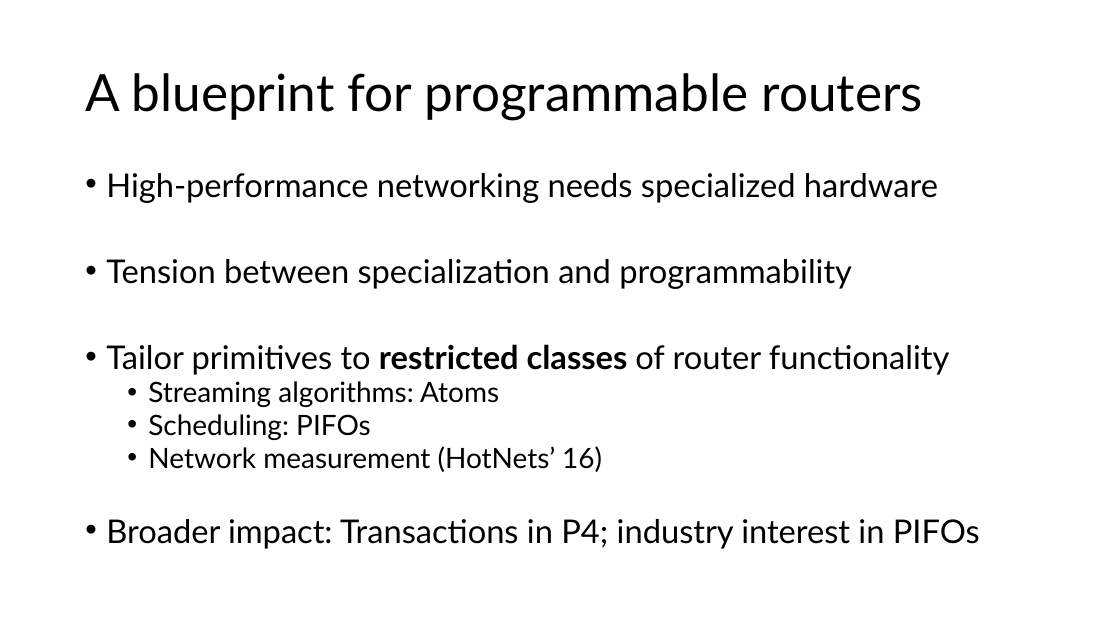
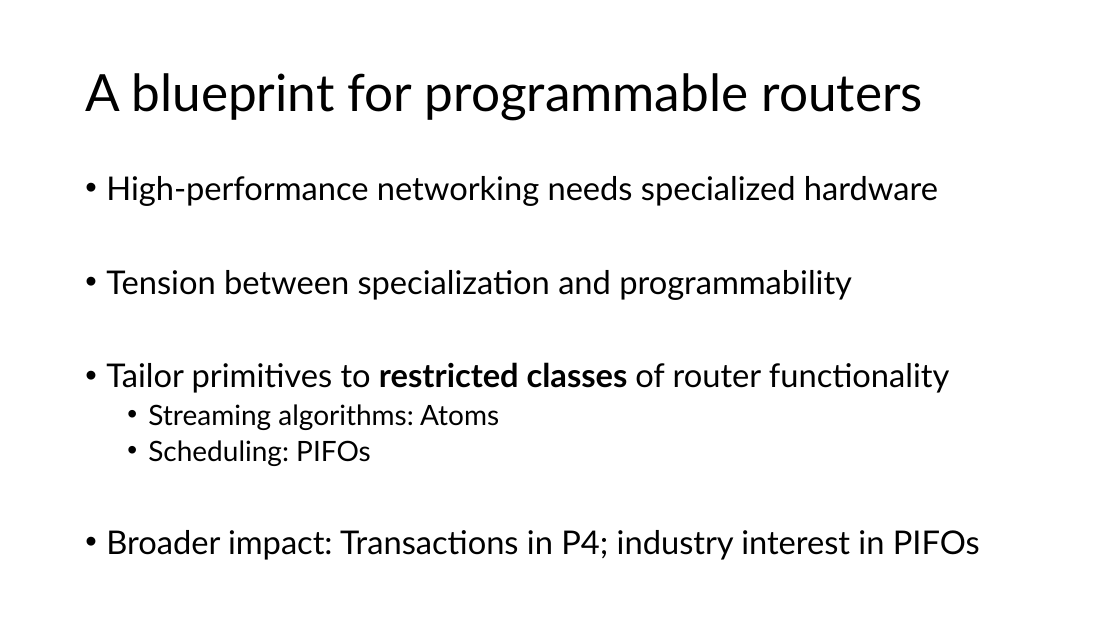
Before and after one commit to anirudhSK/pifo-domino-marple-ppts, a slide deck: slide 40 of combined_domino_pifo.pptx. Drawn at 1120x630 pixels with LibreOffice and Linux fonts; fonts in the diff are those of the drawing. Boxes give left, top, right and bottom in pixels: in the first picture for what was removed or moved away, otherwise in the second. Text is boxed around its words. In the diff, an @@ line names an element or a change of style, - is before the commit and + after.

```diff
--- a/combined_domino_pifo.pptx
+++ b/combined_domino_pifo.pptx
@@ text "High-performance networking needs specialized hardware" at box(106, 176, 980, 560): line spacing 0.8 to 0.9 @@
@@ text at box(148, 446, 602, 472): paragraph removed @@
-  • Network measurement (HotNets’ 16)
```
Also in this commit, not shown: 1 other slide changed.
